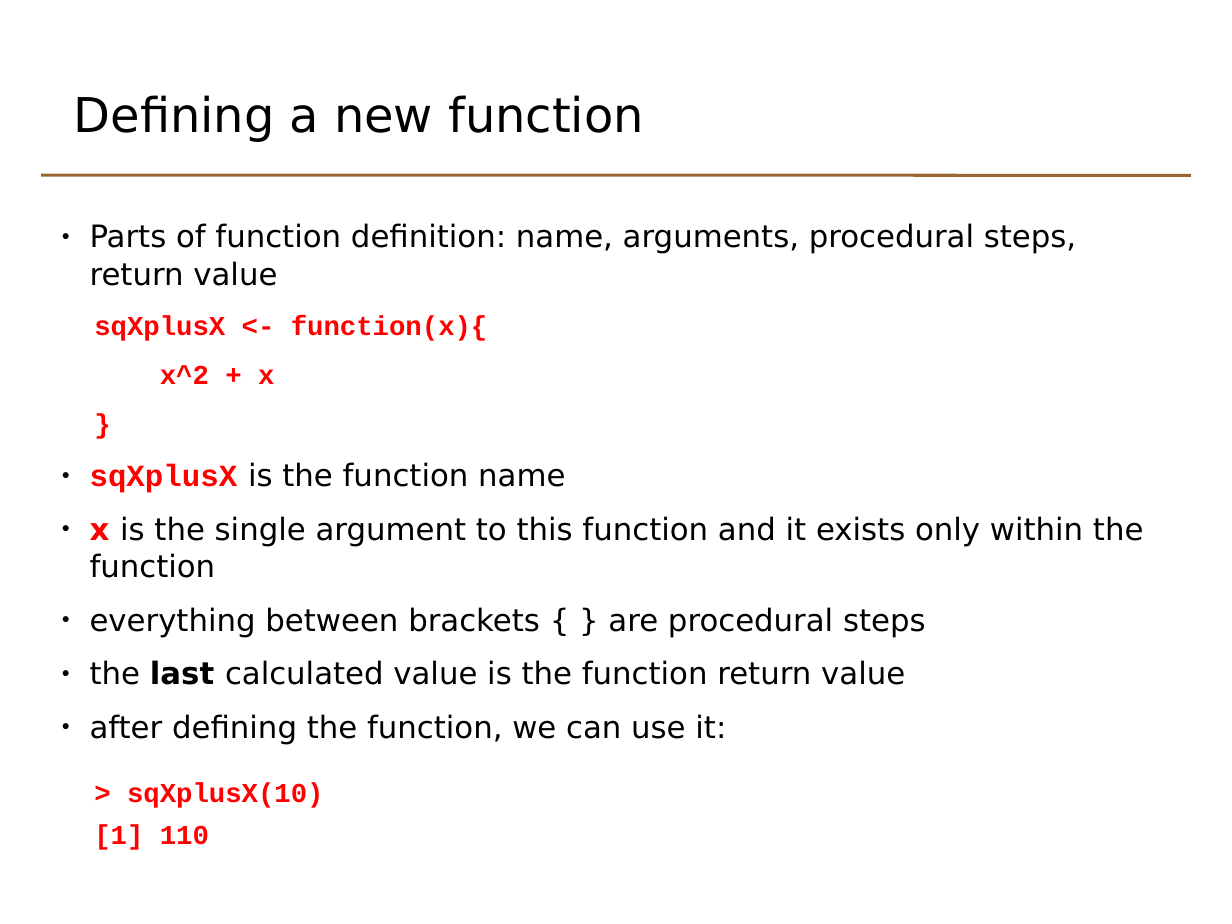
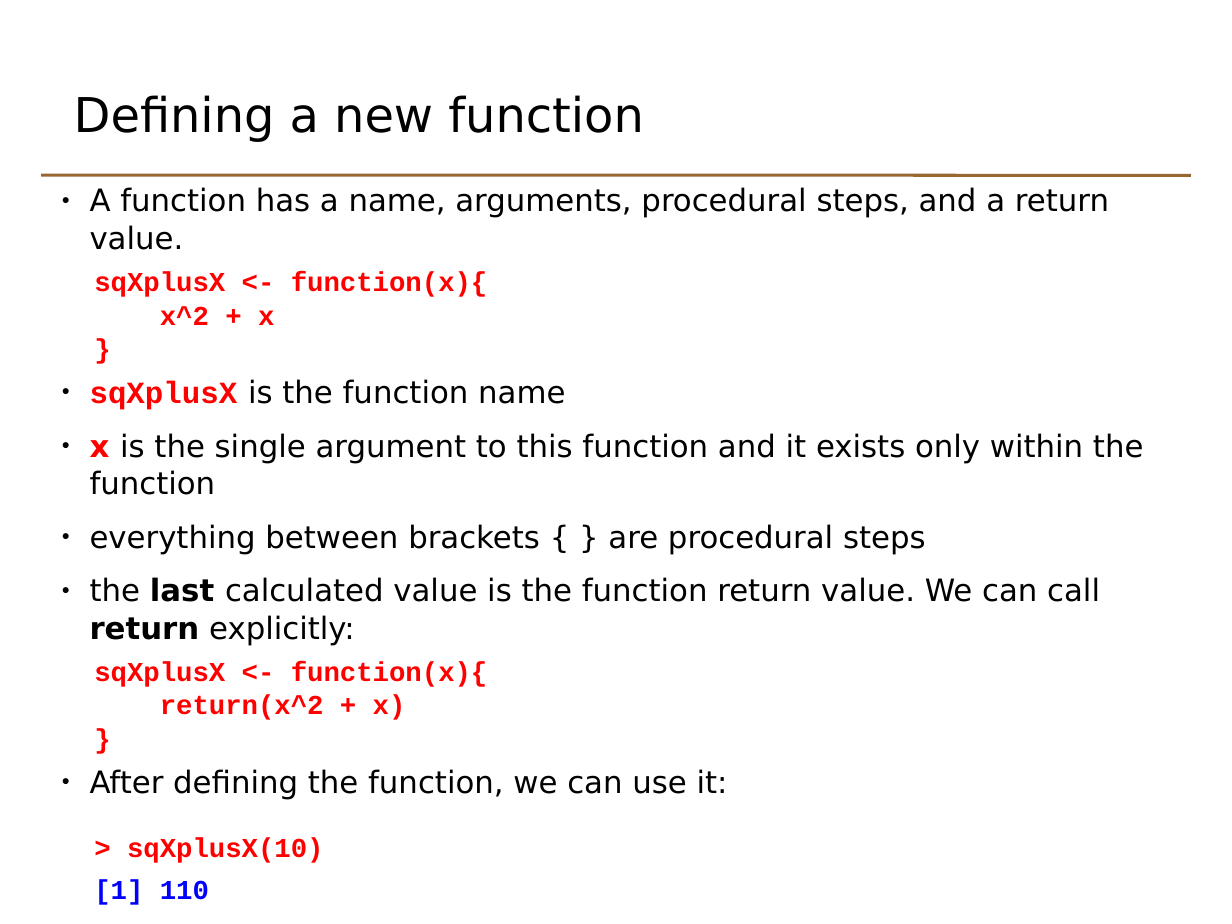
Before and after one commit to johnomics/basicr, a slide deck: slide 31 of Basic_R_Day_2_slides.odp. Drawn at 1232x924 pixels with LibreOffice and Linux fonts; fonts in the diff are those of the drawing. Boxes give left, top, right and bottom in pixels: in the first picture for what was removed or moved away, otherwise in the second. Text is boxed around its words. In the diff, an @@ line names an element or a change of style, - is before the commit and + after.

Commit message:
Rework function section

```diff
--- a/Basic_R_Day_2_slides.odp
+++ b/Basic_R_Day_2_slides.odp
@@ text "A function has a name, ...": place and size @@
-text "A function has a name, ..." at box(90, 223, 1144, 850)
+text "A function has a name, ..." at box(90, 187, 1144, 800)
@@ text at box(90, 187, 1109, 250): text changed @@
-● Parts of function definition: name, arguments, procedural steps, return value
+● A function has a name, arguments, procedural steps, and a return value.
@@ text at box(94, 272, 488, 325): text colour #FF0000 to #0000FF in "[1] 110"; less space between paragraphs @@
@@ text at box(90, 577, 1100, 800): text changed @@
-● the last calculated value is the function return value
-● after defining the function, we can use it:
+● the last calculated value is the function return value. We can call return explicitly:
+sqXplusX <- function(x){
+return(x^2 + x)
+}
+● After defining the function, we can use it:
```
Also in this commit, not shown: 6 other slides changed, 8 slides added, 6 slides removed, 2 other files.
